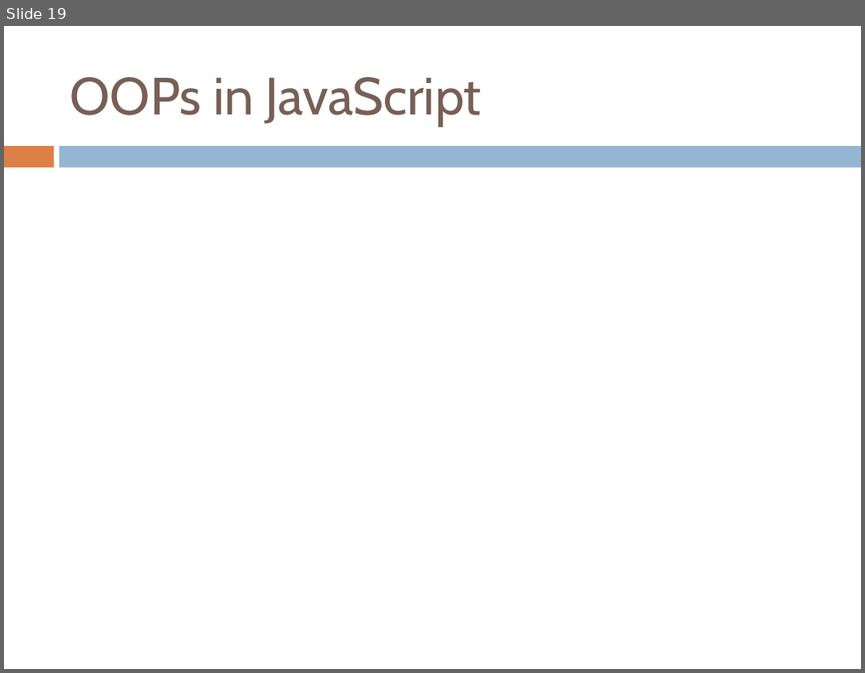
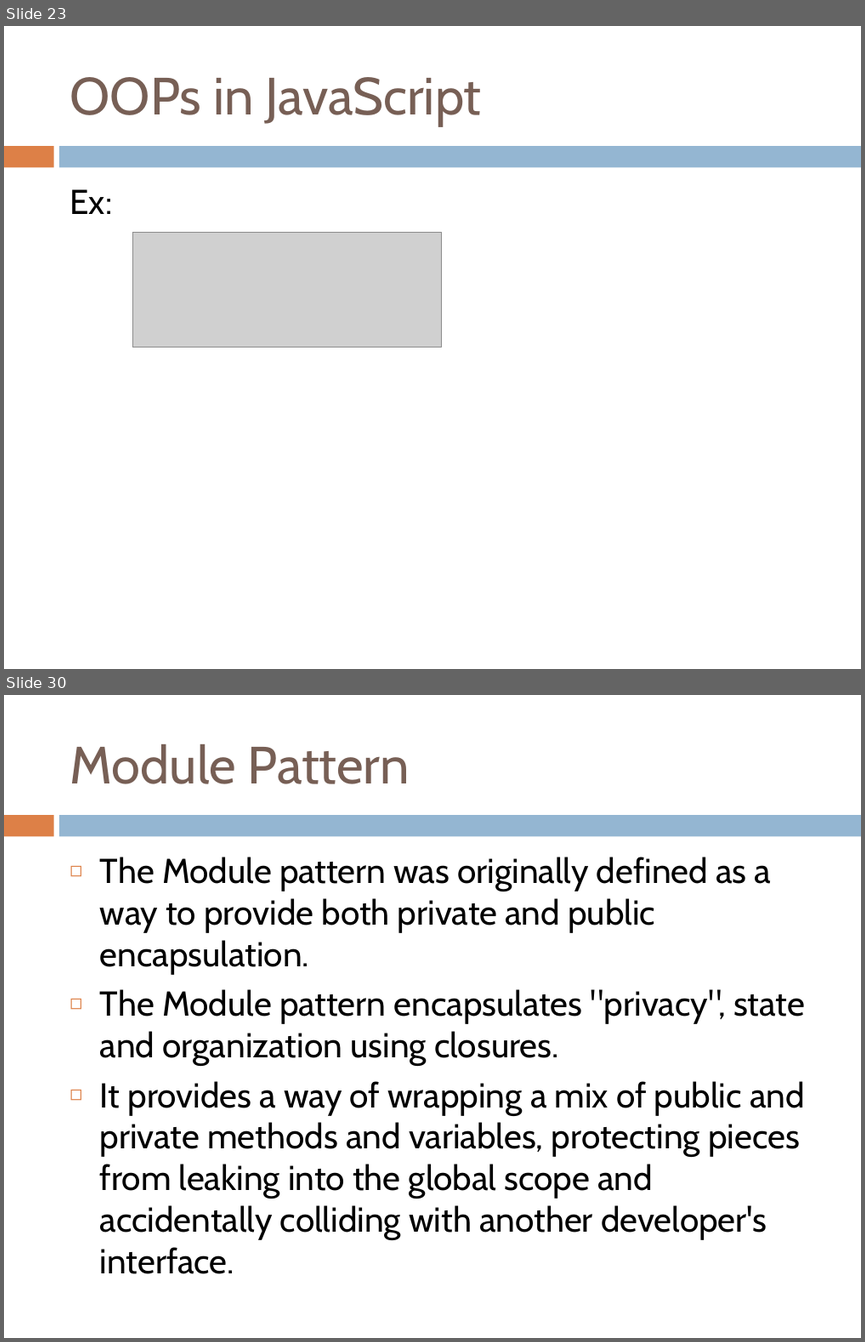
Before and after one commit to yedukondalurd/PPT, a slide deck: Advanced Javascript.pptx. Shown one above the other, each under a label of ours: slide 19 before the commit, slides 23 and 30 after it; the slides between them are not shown. The pictures are 865x673 and 865x1342 pixels, drawn with LibreOffice and Linux fonts; fonts in the diff are those of the drawing; grey boxes stand for pictures. Boxes give left, top, right and bottom in pixels: in the first picture for what was removed or moved away, otherwise in the second. Text is boxed around its words. In the diff, an @@ line names an element or a change of style, - is before the commit and + after.

```diff
--- a/Advanced Javascript.pptx
+++ b/Advanced Javascript.pptx
@@ slide 30 added at (x1=4, y1=695, x2=861, y2=1338), background #FFFFFF; not listed: 2 template elements that a slide beside it also shows @@
@@ title added at (x1=69, y1=744, x2=409, y2=784), 44 pt, text #775F55 @@
+Module Pattern
@@ text added at (x1=100, y1=857, x2=805, y2=1274), 29 pt, text #000000 @@
+◻ The Module pattern was originally defined as a way to provide both private and public encapsulation.
+◻ The Module pattern encapsulates "privacy", state and organization using closures.
+◻ It provides a way of wrapping a mix of public and private methods and variables, protecting pieces from leaking into the global scope and accidentally colliding with another developer's interface.
@@ what was slide 19 is now slide 23 @@
@@ slide 23 changed as well @@
@@ text added at (x1=69, y1=189, x2=112, y2=214), 29 pt, text #000000 @@
+Ex:
@@ picture added at (x1=132, y1=233, x2=441, y2=347) @@
```
Also in this commit, not shown: 2 other slides changed, 12 other slides added, 1 other file.
